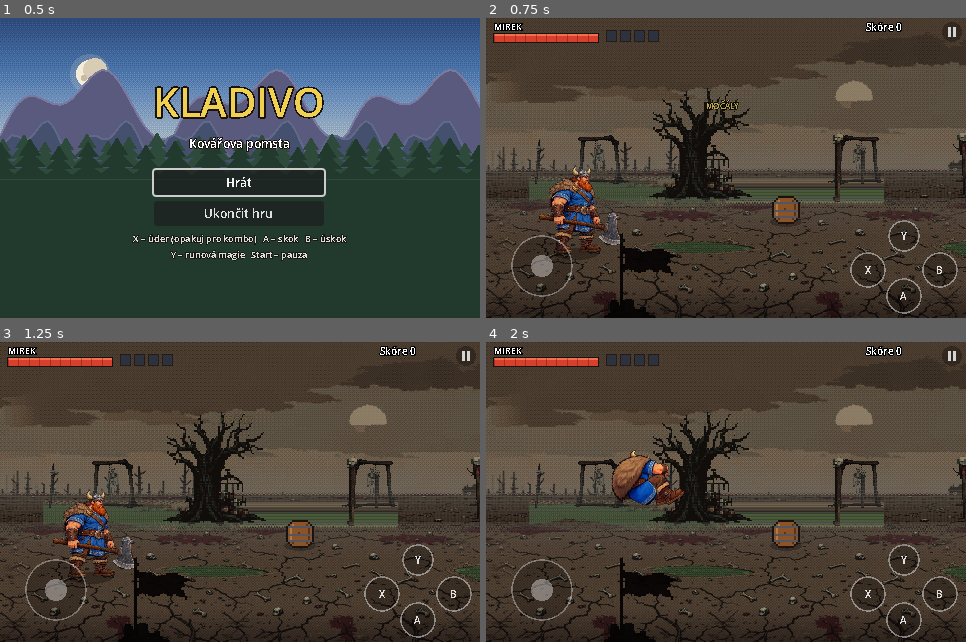
Above: before the commit, frames 1-4 (two rows, left to right).
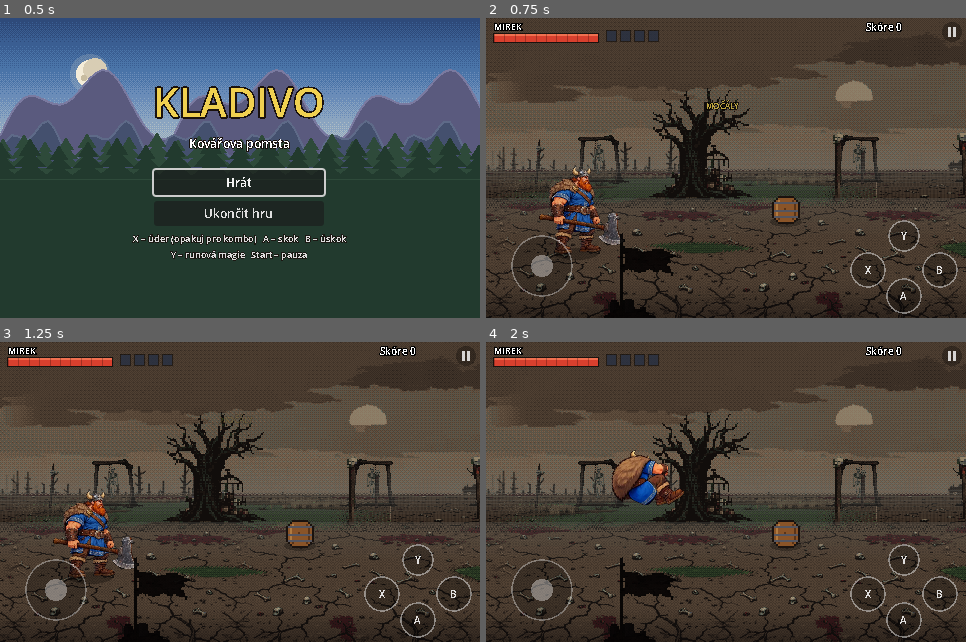
Above: after the commit, the same moments.

Repository: zarybjir/Golden_axe
Game: Godot game, scene res://scenes/main.tscn
Two runs of this game, one before a commit and one after it. Both use one fixed random seed, a clock stepped at 60 frames per second and the inputs below.
Inputs (mouse positions are in pixels of both pictures, inside the frame that each line leads up to):
- Up to frame 1 (0.5 s): no input
- Up to frame 2 (0.75 s): click "Hrát" at 0.5 s
- Up to frame 3 (1.25 s): no input
- Up to frame 4 (2 s): tap Enter (ui_accept) at 1.25 s; move the mouse to (831, 477) at 1.27 s; hold Right (right) from 1.28 s (still down); tap J (attack) at 1.35 s; click (831, 477) at 1.42 s; tap K (jump) at 1.52, 1.82 s

Frame 1 is identical in both runs. In frame 2, 2.1% of the frame differs, in the area x 3-100%, y 51-81%; in frame 3, 2.1%; in frame 4, 2.3%.

Commit message:
Močál: voda splývá se zemí – rozpité okraje kaluží, rozpadající se okraje vzdálené bažiny
Co-Authored-By: Claude Opus 5.5 <noreply@anthropic.com>
Claude-Session: https://claude.ai/code/session_015jCRZS7ASg3pqxo763VEwg

Diff:
--- a/scripts/parallax.gd
+++ b/scripts/parallax.gd
@@ -97,24 +97,20 @@
 		return
 	var size := get_viewport_rect().size
 	var mw := float(marsh.get_width())
-	var step := 300.0
+	var step := 260.0
 	var first := int(floorf((offset - 400.0) / step))
 	var last := int(ceilf((offset + size.x + 400.0) / step))
 	for i in range(first, last + 1):
 		if _rnd(i, 31) < 0.45:
 			continue
 		var x := roundf(i * step + _rnd(i, 32) * 60.0 - offset)
-		var w := roundf(mw * (0.8 + _rnd(i, 33) * 0.6))
-		var src_x := roundf(_rnd(i, 34) * (mw * 0.5))
-		var y := HORIZON_Y + 6.0
+		var w := roundf(mw * (0.7 + _rnd(i, 33) * 0.5))
+		var y := HORIZON_Y + 4.0
 		var h := NEAR_BASE_Y + 4.0 - y
-		# měkké boční okraje: proužky s ubývající šířkou
-		for k in 6:
-			var inset := float(k) * 6.0
-			var part := Rect2(src_x + inset, 0, w - inset * 2.0, marsh.get_height())
-			var dst := Rect2(x + inset, y + 6.0 - k, w - inset * 2.0, h - 6.0 + k)
-			if k == 5:
-				draw_texture_rect_region(marsh, dst, part, Color(0.92, 0.94, 0.9))
+		var r := Rect2(x, y, w, h)
+		if _rnd(i, 34) < 0.5:
+			r = Rect2(x + w, y, -w, h)
+		draw_texture_rect(marsh, r, false, Color(0.85, 0.88, 0.84))
 
 
 ## Svislý přechod mlhy (od průhledné nahoře k mlze uprostřed a zpět).
--- a/scripts/stage.gd
+++ b/scripts/stage.gd
@@ -462,7 +462,7 @@
 		var r := Rect2(x, y, w, h)
 		if flip:
 			r = Rect2(x + w, y, -w, h)
-		draw_texture_rect(tex, r, false)
+		draw_texture_rect(tex, r, false, Color(0.78, 0.82, 0.78))
 
 
 func popup(text: String, at: Vector2, color: Color) -> void:
Binary file changed: art/bg/swamp/marsh.png
Binary file changed: art/bg/swamp/water_0.png
Binary file changed: art/bg/swamp/water_1.png
Binary file changed: art/bg/swamp/water_2.png
Binary file changed: art/bg/swamp/water_3.png
